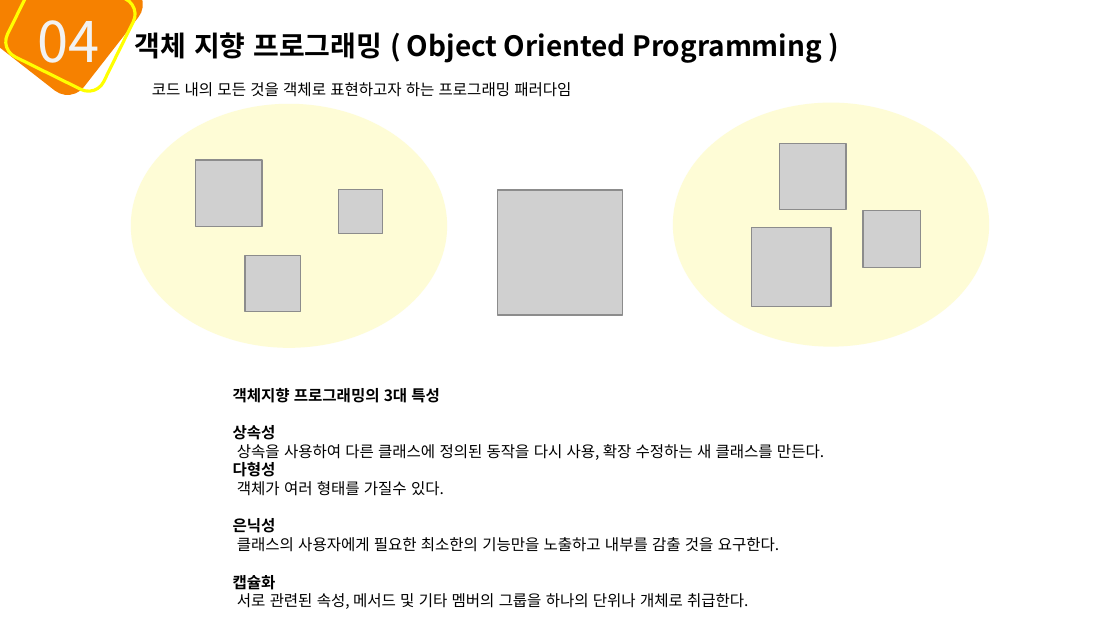
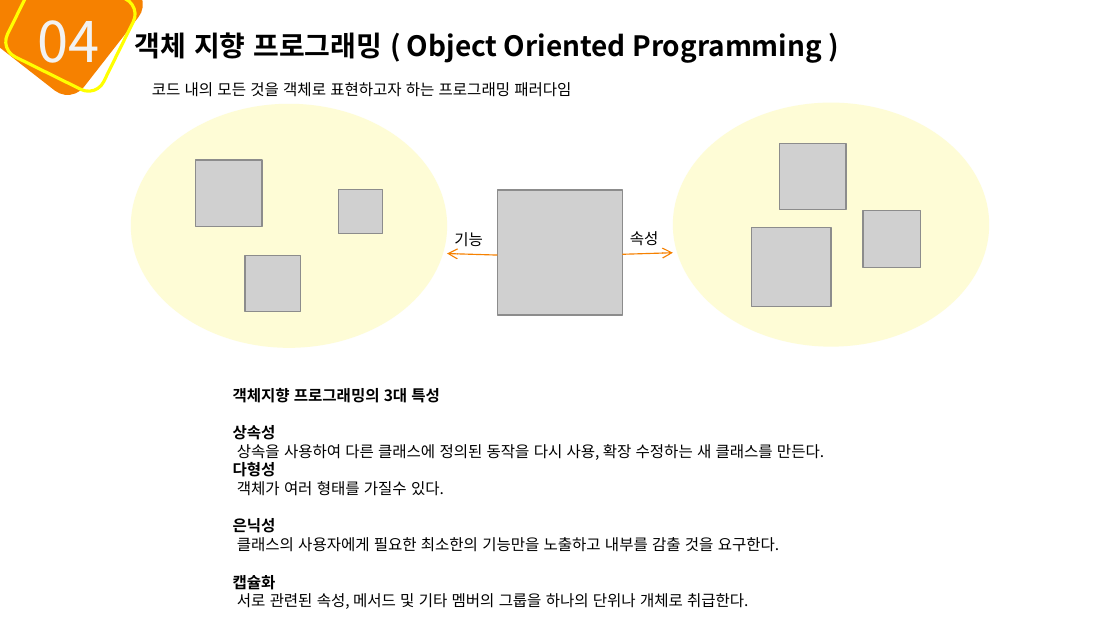
Before and after one commit to mins1119/C-, a slide deck: slide 31 of 2주차.pptx. Drawn at 1120x630 pixels with LibreOffice and Linux fonts; fonts in the diff are those of the drawing; grey boxes stand for pictures. Boxes give left, top, right and bottom in pixels: in the first picture for what was removed or moved away, otherwise in the second. Text is boxed around its words. In the diff, an @@ line names an element or a change of style, - is before the commit and + after.

```diff
--- a/2주차.pptx
+++ b/2주차.pptx
@@ text added at (x1=454, y1=232, x2=483, y2=251), 10 pt, text #000000 @@
+기능
@@ text added at (x1=630, y1=231, x2=659, y2=246), 10 pt, text #000000 @@
+속성
@@ arrow added from (497, 255) to (447, 253), #F68100 0.75 pt @@
@@ arrow added from (623, 254) to (673, 253), #F68100 0.75 pt @@
```
Also in this commit, not shown: 24 other slides changed.
